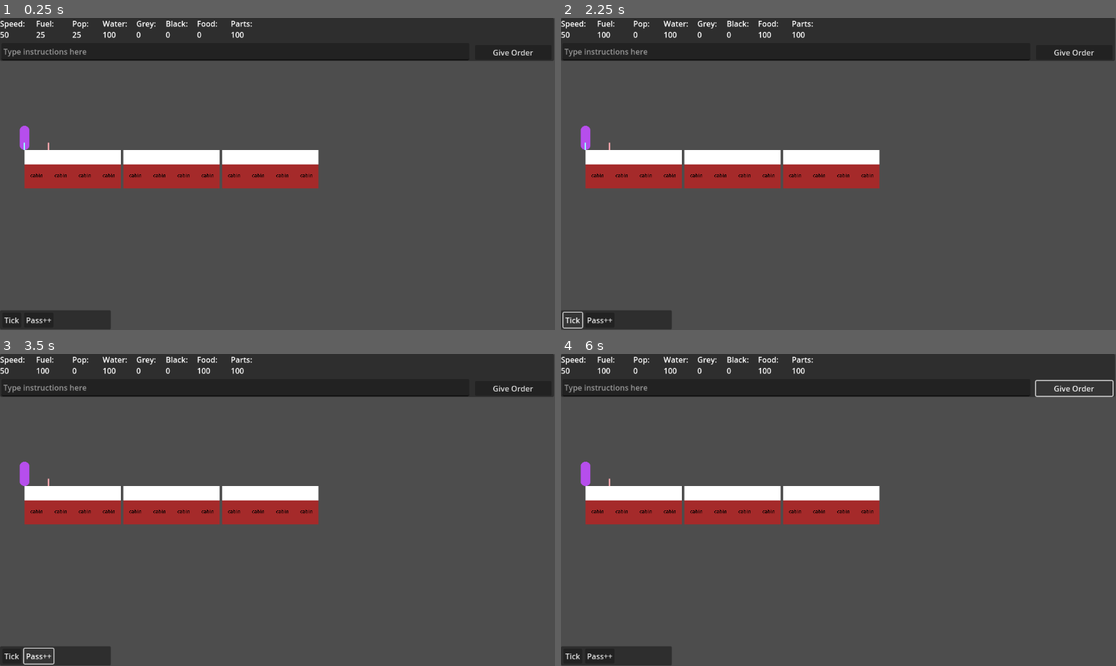
Above: before the commit, frames 1-4 (two rows, left to right).
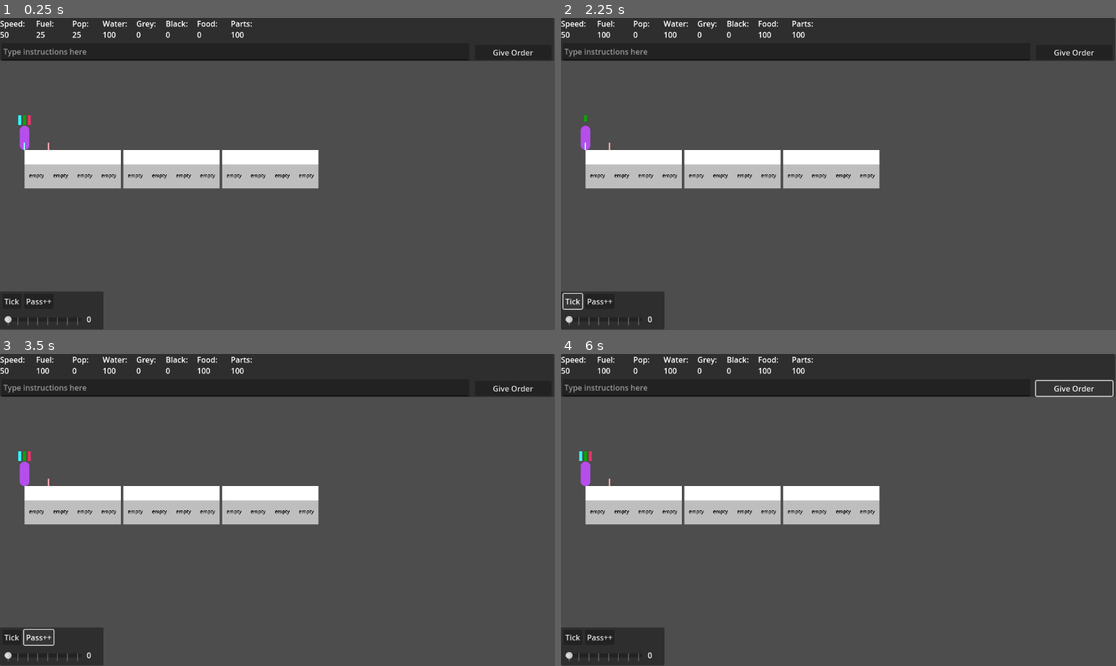
Above: after the commit, the same moments.

Repository: Sphinx111/ed_and_morgs_train_builder
Game: Godot game, scene res://Scenes/traincar.tscn
Two runs of this game, one before a commit and one after it. Both use one fixed random seed, a clock stepped at 60 frames per second and the inputs below.
Inputs (mouse positions are in pixels of both pictures, inside the frame that each line leads up to):
- Up to frame 1 (0.25 s): no input
- Up to frame 2 (2.25 s): click (794, 52) at 0.52 s; type "12" at 0.6 s; click "Give Order" at 1.25 s; click "Tick" at 2 s
- Up to frame 3 (3.5 s): click "Pass++" at 2.75 s
- Up to frame 4 (6 s): click "Give Order" at 3.5 s; click "Tick" at 4.25 s; click "Pass++" at 5 s; click "Give Order" at 5.75 s

The runs differ from the first frame. In frame 1, 5.5% of the frame differs, in the area x 0-58%, y 31-100%; in frame 2, 5.4%; in frame 3, 5.3%; in frame 4, 5.5%.

Commit message:
Passengers now work for their food

Diff:
--- a/Globals.gd
+++ b/Globals.gd
@@ -12,6 +12,7 @@
 
 
 # Passenger Variables
+var passenger_debug : bool = true
 var passenger_consume_threshold : float = 0.6
 var passenger_seeks_threshold : float = 0.65
 var idle_wander_chance : float = 0.3                                            # Chance that passenger picks a random location to move to if they have no targetNeed
--- a/PassengerMap.gd
+++ b/PassengerMap.gd
@@ -10,10 +10,20 @@
 	"rest"      : [[]],
 }
 
+# 1d location map
 var needsMaps = {
-	"thirst"    : [[]],
-	"hunger"    : [[]],
-	"rest"      : [[]]
+	"thirst"    : [],
+	"hunger"    : [],
+	"rest"      : []
+}
+
+var workLocations = {
+	"any" : [[]]
+}
+
+# 1d location array
+var workMaps = {
+	"any" : []
 }
 
 func set_train(newTrain : Train):
@@ -22,19 +32,26 @@
 func init_maps():
 	for key in needsLocations.keys():
 		needsLocations[key] = train.get_location_map_for_type(key)
-		calc_direction_weights(key)
+		calc_direction_weights(needsLocations, key, needsMaps)
+	for key in workLocations.keys():
+		workLocations[key] = train.get_work_location_map_for_type(key)
+		calc_direction_weights(workLocations, key, workMaps)
 
 func update_single_type_map(needs_type_to_update):
 	needsLocations[needs_type_to_update] = train.get_location_map_for_type(needs_type_to_update)
-	calc_direction_weights(needs_type_to_update)
+	calc_direction_weights(needsLocations, needs_type_to_update, needsMaps)
 
-func calc_direction_weights(needType : String):
+func update_single_work_type_map(work_type_to_update):
+	workLocations[work_type_to_update] = train.get_work_location_map_for_type(work_type_to_update)
+	calc_direction_weights(workLocations, work_type_to_update, workMaps)
+
+func calc_direction_weights(locationsMap : Dictionary, mapType : String, outputDict : Dictionary):
 	# Reads the type map, and builds a vector diagram for each position on the train
 	# telling passengers whether to go left or right, to get to a module of the desired type
 	var flat_map : Array = []
 
 	# Start by converting 2D array into a 1D array
-	for carriage in needsLocations[needType]:
+	for carriage in locationsMap[mapType]:
 		for module in carriage:
 			flat_map.append(module)
 
@@ -50,7 +67,7 @@
 			# Found module for the first time, set scanner head back to 0
 			if flat_map[scanner_position] == 1:
 				lastFoundPos = scanner_position
-				print_debug("found type at position: " + String.num_int64(scanner_position))
+				#print_debug("found type at position: " + String.num_int64(scanner_position))
 				scanner_position = 0
 			# keep looking for first instance of module
 			else:
@@ -73,13 +90,17 @@
 				scanner_position += 1
 
 	# Finally, save the directionsMap back
-	needsMaps[needType] = directionsMap.duplicate()
+	outputDict[mapType] = directionsMap.duplicate()
 	pass
 
-func get_direction_from_to(position : Array[int], type : String) -> int:
+func get_direction_from_to(position : Array[int], type : String, mapToUse: String) -> int:
 	var index = -1
 	index = position[0] * 4 + position[1]
-	if needsMaps.has(type):
-		return needsMaps[type][index]
-	else:
-		return 0
+
+	if mapToUse == "need":
+		if needsMaps.has(type):
+			return needsMaps[type][index]
+	elif mapToUse == "work":
+		if workMaps.has(type):
+			return workMaps[type][index]
+	return 0
--- a/Scenes/module.tscn
+++ b/Scenes/module.tscn
@@ -22,3 +22,15 @@
 text = "Empty"
 horizontal_alignment = 1
 autowrap_mode = 1
+
+[node name="DebugWorkerCount" type="Label" parent="."]
+offset_left = 28.0
+offset_top = 85.0
+offset_right = 50.0
+offset_bottom = 108.0
+
+[node name="DebugWorkerCount2" type="Label" parent="."]
+offset_left = 4.0
+offset_top = 85.0
+offset_right = 26.0
+offset_bottom = 108.0
--- a/Scenes/passenger.tscn
+++ b/Scenes/passenger.tscn
@@ -9,3 +9,27 @@
 [node name="Sprite2D" type="Sprite2D" parent="."]
 position = Vector2(0, -25)
 texture = ExtResource("2_uumvl")
+
+[node name="DebugThirst" type="ColorRect" parent="."]
+visible = false
+offset_left = -13.0
+offset_top = -72.0
+offset_right = -7.0
+offset_bottom = -52.0
+color = Color(0.2, 1, 1, 1)
+
+[node name="DebugHunger" type="ColorRect" parent="."]
+visible = false
+offset_left = -3.0
+offset_top = -72.0
+offset_right = 3.0
+offset_bottom = -52.0
+color = Color(0.0576789, 0.637473, 1.92523e-07, 1)
+
+[node name="DebugRest" type="ColorRect" parent="."]
+visible = false
+offset_left = 7.0
+offset_top = -72.0
+offset_right = 13.0
+offset_bottom = -52.0
+color = Color(0.916171, 0.2, 0.396461, 1)
--- a/Scenes/traincar.tscn
+++ b/Scenes/traincar.tscn
@@ -109,8 +109,8 @@
 
 [node name="DebugPanel" type="Panel" parent="BasicUI"]
 layout_mode = 0
-offset_top = 607.0
-offset_right = 230.0
+offset_top = 568.0
+offset_right = 215.0
 offset_bottom = 647.0
 
 [node name="Button2" type="Button" parent="BasicUI/DebugPanel"]
@@ -128,6 +128,24 @@
 offset_right = 110.0
 offset_bottom = 36.0
 text = "Pass++"
+
+[node name="DebugSlider" type="HSlider" parent="BasicUI/DebugPanel"]
+layout_mode = 0
+offset_left = 9.0
+offset_top = 43.0
+offset_right = 169.0
+offset_bottom = 73.0
+max_value = 10.0
+tick_count = 8
+ticks_on_borders = true
+
+[node name="SliderLabel" type="Label" parent="BasicUI/DebugPanel"]
+layout_mode = 0
+offset_left = 180.0
+offset_top = 46.0
+offset_right = 220.0
+offset_bottom = 69.0
+text = "0"
 
 [node name="Train" type="Node2D" parent="."]
 position = Vector2(51, 274)
@@ -157,3 +175,4 @@
 [connection signal="pressed" from="BasicUI/Button" to="BasicUI" method="_on_textinput_press"]
 [connection signal="pressed" from="BasicUI/DebugPanel/Button2" to="BasicUI" method="_on_debug_tick_pressed"]
 [connection signal="pressed" from="BasicUI/DebugPanel/Button" to="BasicUI" method="_on_add_passenger_pressed"]
+[connection signal="drag_ended" from="BasicUI/DebugPanel/DebugSlider" to="BasicUI" method="_on_debug_tick_slider_ended"]
--- a/Train.gd
+++ b/Train.gd
@@ -72,6 +72,8 @@
 	for needsType in typesToRemove:
 		passengerMap.update_single_type_map(needsType)
 
+	passengerMap.update_single_work_type_map("any")
+
 func remove_module(carNum : int, position : int):
 	if carriages.size() <= position or carriages[carNum] == null:
 		print_debug("Error: attempting to remove module from nonexistent car: " + String.num_int64(carNum))
@@ -79,6 +81,8 @@
 	carriages[carNum].remove_module(position)
 	for needsType in typesToRemove:
 		passengerMap.update_single_type_map(needsType)                         # Update the passenger nav map for this type
+
+	passengerMap.update_single_work_type_map("any")
 
 func add_carriage(sequence : int):
 	var newCarriage = CarriageScene.instantiate()
@@ -106,6 +110,13 @@
 
 	return result
 
+func get_work_location_map_for_type(work_type_to_find : String) -> Array:
+	var result = []
+	for i in range(carriages.size()):
+		result.append(carriages[i].get_work_map(work_type_to_find))
+
+	return result
+
 func get_trainpos_from_coords(localPos : Vector2) -> Array[int]:
 	var carIndex : int = floor(localPos.x / (Globals.car_length + Globals.car_separation) )
 	var posInCar : int = (localPos.x - carriages[carIndex].position.x)
--- a/basic_ui.gd
+++ b/basic_ui.gd
@@ -4,7 +4,11 @@
 var selectedTrain : Train = get_parent().find_child("Train")
 @onready
 var textbox : LineEdit = find_child("LineEdit")
-var time_since_update : float = 0.0
+var tick_time : float = 0.0
+var tick_timer : Timer = Timer.new()
+
+@onready
+var debug_slider : HSlider = find_child("DebugPanel").find_child("DebugSlider")
 
 func do_resource_tick():
 	selectedTrain.resource_tick()
@@ -18,6 +22,12 @@
 	update_timer.one_shot = false
 	update_timer.timeout.connect(resource_panel_update)
 	update_timer.start()
+
+	# Setup tick_timer
+	add_child(tick_timer)
+	tick_timer.timeout.connect(selectedTrain.resource_tick)
+	tick_timer.wait_time = 1.0
+	tick_timer.one_shot = false
 
 
 func resource_panel_update():
@@ -135,3 +145,13 @@
 func _on_add_passenger_pressed() -> void:
 	selectedTrain.add_passenger_debug()
 	pass # Replace with function body.
+
+
+func _on_debug_tick_slider_ended(value_changed: bool) -> void:
+	if value_changed == true:
+		$DebugPanel/SliderLabel.text = ("%d" % (int(debug_slider.value)))
+		tick_time = debug_slider.value
+		if tick_time == 0.0:
+			tick_timer.stop()
+		else:
+			tick_timer.start()
--- a/module.gd
+++ b/module.gd
@@ -25,9 +25,20 @@
 func can_enter(myPassenger : Passenger) -> bool:
 	return true
 
+func worker_can_enter(newWorker : Passenger) -> bool:
+	if enabled == false or workers.size() >= workers_needed:
+		return false
+	return true
+
 func can_serve_need(testType : String) -> bool:
-	if enabled == true and workers.size() >= workers_needed and serves_needs.has(testType):
+	if enabled == true and serves_needs.has(testType):
 		return true
+	return false
+
+func needs_worker(work_type : String) -> bool:
+	if enabled == true:
+		if work_type == "any" and (workers_needed - workers.size()) > 0:
+			return true
 	return false
 
 # For modules which produce or consume resources unrelated to presence of customers
@@ -35,25 +46,26 @@
 	if enabled == false:
 		return
 	elif type == "empty":
-		pass
+		return
 
-	elif type == "farm":
-		parentTrain.add_res("food1", 1)
+	if workers.size() >= workers_needed:
+		if type == "farm":
+			parentTrain.add_res("food1", 1)
 
-#commenting out code contributed by junior dev
-#	2qv c
-#re adding 5 lines of code removed by junior dev
-	elif type == "clean_water":
-		# Prioritise black water first
-		if parentTrain.get_res("black_water") >= 3:
-			parentTrain.add_res("black_water", -3)
-			parentTrain.add_res("clean_water", 3)
-		else:
-			var grey_water = parentTrain.get_res("grey_water")
-			var amount_to_convert = min(grey_water, 5)
-			if amount_to_convert >= 1:
-				parentTrain.add_res("grey_water", amount_to_convert)
-				parentTrain.add_res("clean_water", amount_to_convert)
+		#commenting out code contributed by junior dev
+		# 2qv c
+		#re adding 5 lines of code removed by junior dev
+		elif type == "clean_water":
+			# Prioritise black water first
+			if parentTrain.get_res("black_water") >= 3:
+				parentTrain.add_res("black_water", -3)
+				parentTrain.add_res("clean_water", 3)
+			else:
+				var grey_water = parentTrain.get_res("grey_water")
+				var amount_to_convert = min(grey_water, 5)
+				if amount_to_convert >= 1:
+					parentTrain.add_res("grey_water", amount_to_convert)
+					parentTrain.add_res("clean_water", amount_to_convert)
 	serve_customers()
 
 func set_sequence(newSequence : int):
@@ -63,11 +75,24 @@
 func add_customer(newCustomer : Passenger):
 	if customers.has(newCustomer) == false:
 		customers.append(newCustomer)
+		$DebugCustomerCount.text = "" + String.num_int64(customers.size())
 
 func remove_customer(currentCustomer : Passenger):
 	customers.erase(currentCustomer)
+	$DebugCustomerCount.text = "" + String.num_int64(customers.size())
+
+func add_worker(newWorker : Passenger):
+	if workers.has(newWorker) == false:
+		workers.append(newWorker)
+		$DebugWorkerCount.text = "" + String.num_int64(workers.size())
+
+func remove_worker(newWorker : Passenger):
+	workers.erase(newWorker)
+	$DebugWorkerCount.text = "" + String.num_int64(workers.size())
 
 func serve_customers():
+	if customers.size() == 0:
+		return
 	for customer in customers:
 		# For each need served here, check how much the customer wants
 		# Then consume resources to fulfill the need
@@ -105,6 +130,7 @@
 	if newType == "clean_water":
 		$Outline.color = Color.AQUA
 		serves_needs = ["thirst"]
+		workers_needed = 1
 	elif newType == "cabin":
 		$Outline.color = Color.BROWN
 		serves_needs = ["rest"]
@@ -114,4 +140,8 @@
 	elif newType == "farm":
 		$Outline.color = Color.SEA_GREEN
 		serves_needs = ["hunger"]
+		workers_needed = 1
+	elif newType == "empty":
+		$Outline.color = Color.GRAY
+		serves_needs = []
 	$Label.text = newType
--- a/passenger.gd
+++ b/passenger.gd
@@ -17,6 +17,7 @@
 var home_cabin = null
 var destination : Vector2 = self.position
 var is_in_module : bool = false
+var is_working : bool = false
 
 # Foodtypes and last tick they were eaten on (to track food variety)
 var foodsEaten = {
@@ -26,7 +27,7 @@
 var targetNeed = ""
 var needs = {
 	"thirst" : 0.0,
-	"hunger" : 0.78,
+	"hunger" : 0.65,
 	"rest" : 0.0
 }
 const maxNeeds = {
@@ -35,6 +36,7 @@
 	"rest" : 2.0
 }
 
+var targetWork : String = ""
 var skills = {
 	"strength" : randf() / 2,
 	"intelligence" : randf() / 2
@@ -46,6 +48,13 @@
 func _ready():
 	manager = get_parent()
 	parentTrain = manager.get_parent()
+	_ready_debug_displays()
+
+func _ready_debug_displays():
+	if Globals.passenger_debug == true:
+		$DebugThirst.show()
+		$DebugHunger.show()
+		$DebugRest.show()
 
 func _process(delta) -> void:
 	if is_in_module == false:
@@ -69,30 +78,58 @@
 	next_module_pos = parentTrain.get_xpos_from_trainpos(nextLocation)
 	check_current_module()
 
+func update_needs_debug():
+	$DebugThirst.size.y = (20 * needs["thirst"])
+	$DebugHunger.size.y = (20 * needs["hunger"])
+	$DebugRest.size.y   = (20 * needs["rest"])
 
 # If my needs have just changed, check whether the module I am in serves what I need
 func check_current_module():
 	var myLocation = parentTrain.get_trainpos_from_coords(self.position)
 	current_module = parentTrain.carriages[myLocation[0]].modules[myLocation[1]]
-	if current_module.can_serve_need(targetNeed):
-		enter_customer_module(current_module, 1)
-
+	if targetNeed != "":
+		if current_module.can_serve_need(targetNeed):
+			enter_customer_module(current_module, 1)
+	elif targetWork != "":
+		if current_module.needs_worker(targetWork):
+			enter_worker_module(current_module, 1)
 
 func enter_customer_module(target : ModuleBase, attemptNo : int):
 	if target.can_enter(self):
 		target.add_customer(self)
 		self.hide()
 		is_in_module = true
+		#current_module = target
+
+func enter_worker_module(target : ModuleBase, attemptNo : int):
+	if target.worker_can_enter(self):
+		target.add_worker(self)
+		self.hide()
+		is_in_module = true
+		is_working = true
+		#current_module = target
 
 func exit_customer_module():
 	self.show()
 	targetNeed = ""
 	is_in_module = false
+	current_module.remove_customer(self)
+
+func exit_worker_module():
+	self.show()
+	targetWork = ""
+	is_in_module = false
+	is_working = false
+	current_module.remove_worker(self)
 
 func resource_tick():
 	for key in needs.keys():
 		needs[key] += 0.01
 	check_needs()
+
+	check_for_work()
+	if Globals.passenger_debug == true:
+		update_needs_debug()
 
 func check_needs():
 	var maxVal : float = 0.0
@@ -107,6 +144,12 @@
 		if maxNeed != "" and maxNeed != targetNeed:
 			targetNeed = maxNeed
 			check_current_module()
+			if is_working and is_in_module:
+				exit_worker_module()
+
+func check_for_work():
+	targetWork = "any"
+	check_current_module()
 
 func hit_max_need(needType : String):
 	print("%s %s: Oh no! My %s need hit max, I'm gonna die now" % [firstname, lastname, needType])
@@ -114,7 +157,7 @@
 
 func pick_direction():
 	# Chance to idly move around if no behaviour
-	if targetNeed == "":
+	if targetNeed == "" and targetWork == "":
 		if randf() < Globals.idle_wander_chance:
 			destination = self.position
 			var offset : float = randi_range(-200, 200)
@@ -124,9 +167,15 @@
 		return	# End early if no target
 
 	var myLocation = parentTrain.get_trainpos_from_coords(self.position)
-	var distanceToTarget = parentTrain.passengerMap.get_direction_from_to(myLocation, targetNeed)
+	var distanceToTarget = 0
+	if targetNeed != "":
+		distanceToTarget = parentTrain.passengerMap.get_direction_from_to(myLocation, targetNeed, "need")
+	elif targetWork != "":
+		distanceToTarget= parentTrain.passengerMap.get_direction_from_to(myLocation, targetWork, "work")
+
 	if distanceToTarget == 9999:
 		thoughts.append("This train has no way to help with %s" % targetNeed)
+		print(thoughts[thoughts.size() - 1])
 		return
 	if    distanceToTarget > 0: direction = 1
 	elif  distanceToTarget < 0: direction = -1
--- a/traincar.gd
+++ b/traincar.gd
@@ -18,7 +18,7 @@
 	$Outline.size.y = Globals.car_height
 
 	for i in range(4):
-		add_module("cabin", i)
+		add_module("empty", i)
 
 func set_sequence(newSequence : int):
 	sequence = newSequence
@@ -59,3 +59,10 @@
 		if modules[i].can_serve_need(need_type_to_find):
 			result[i] = 1
 	return result
+
+func get_work_map(work_type_to_find : String) -> Array:
+	var result = [0,0,0,0]
+	for i in range(4):
+		if modules[i].needs_worker(work_type_to_find):
+			result[i] = 1
+	return result
